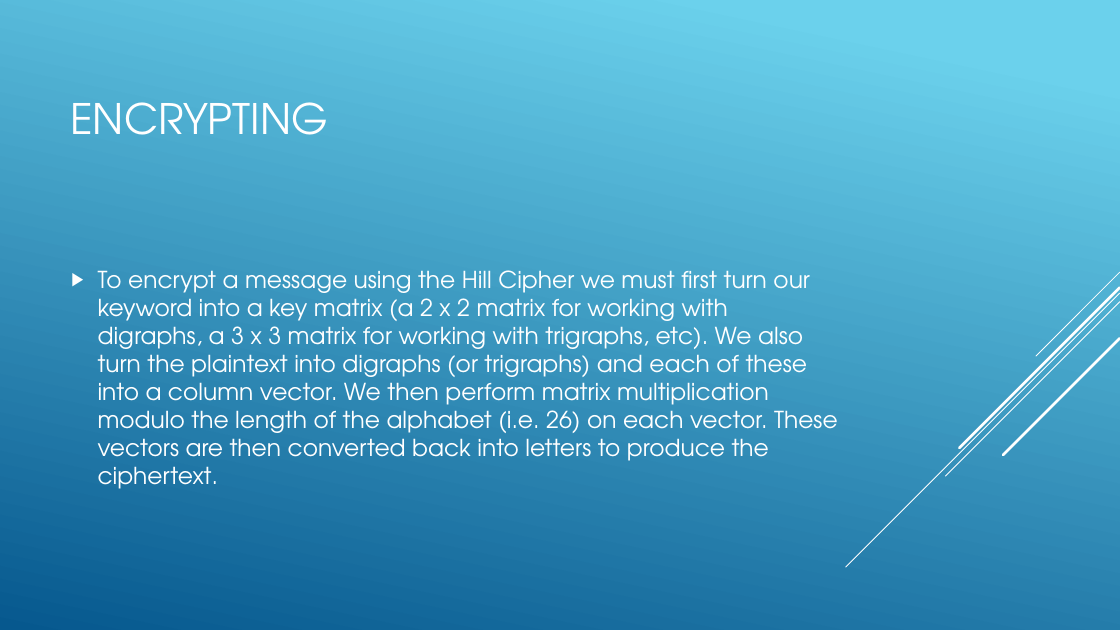
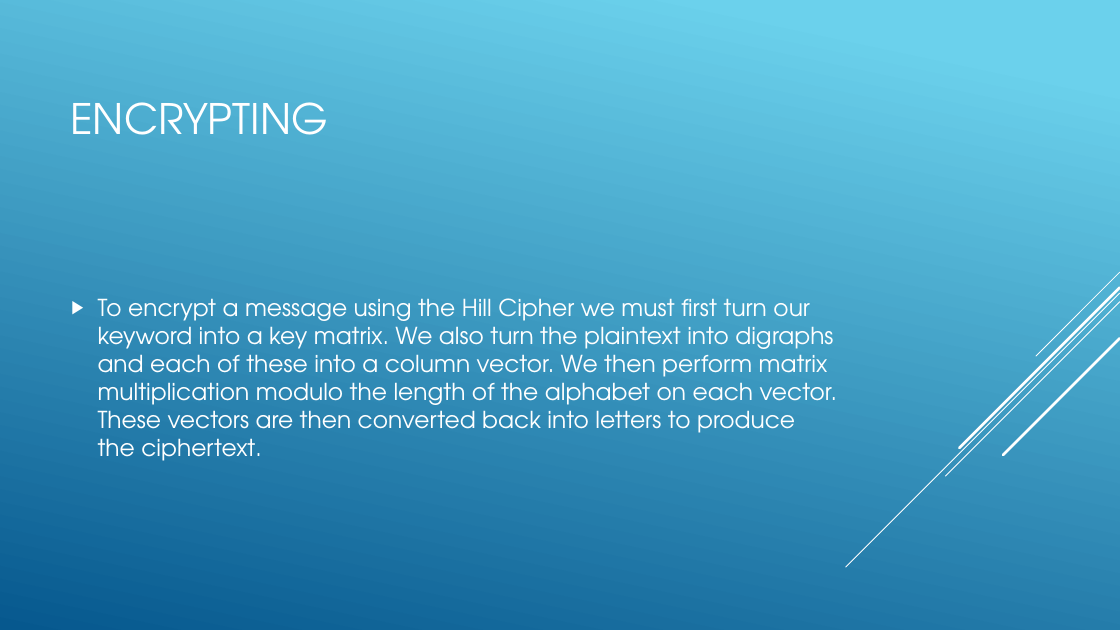
Before and after one commit to TheJonBovi/Hill-Cipher, a slide deck: slide 7 of CST407FinalPP.pptx. Drawn at 1120x630 pixels with LibreOffice and Linux fonts; fonts in the diff are those of the drawing. Boxes give left, top, right and bottom in pixels: in the first picture for what was removed or moved away, otherwise in the second. Text is boxed around its words. In the diff, an @@ line names an element or a change of style, - is before the commit and + after.

```diff
--- a/CST407FinalPP.pptx
+++ b/CST407FinalPP.pptx
@@ text at bbox=[98, 298, 838, 461]: text changed @@
-▶ To encrypt a message using the Hill Cipher we must first turn our keyword into a key matrix (a 2 x 2 matrix for working with digraphs, a 3 x 3 matrix for working with trigraphs, etc). We also turn the plaintext into digraphs (or trigraphs) and each of these into a column vector. We then perform matrix multiplication modulo the length of the alphabet (i.e. 26) on each vector. These vectors are then converted back into letters to produce the ciphertext.
+▶ To encrypt a message using the Hill Cipher we must first turn our keyword into a key matrix. We also turn the plaintext into digraphs and each of these into a column vector. We then perform matrix multiplication modulo the length of the alphabet on each vector. These vectors are then converted back into letters to produce the ciphertext.
```
Also in this commit, not shown: 6 other slides changed, 3 slides added.
